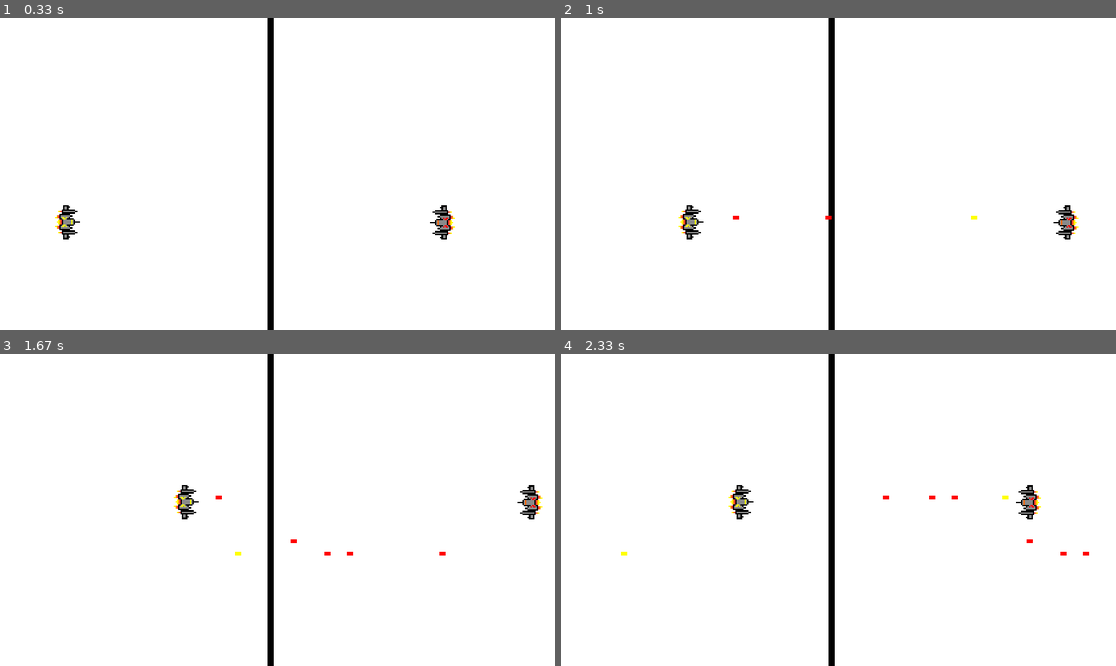
Above: before the commit, frames 1-4 (two rows, left to right).
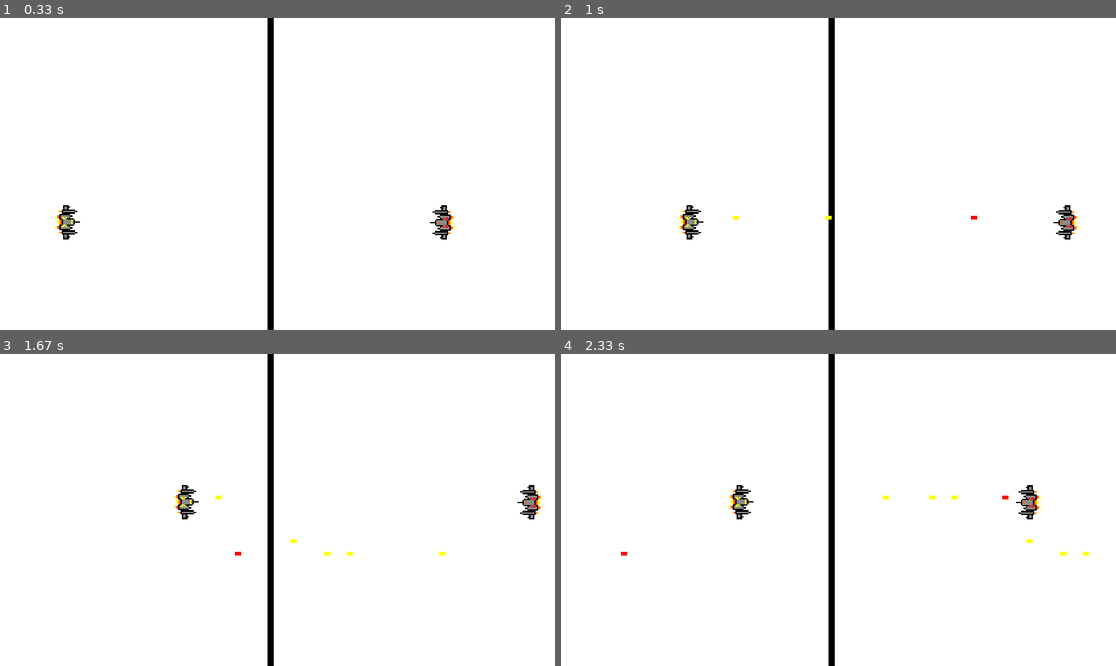
Above: after the commit, the same moments.

Repository: RandomRanga/PyGame_FirstGame
Game: pygame game, started from main.py
Same seed, same stepped clock (60 frames per second), same inputs: the game is played once before the commit and once after it.
Inputs:
- Up to frame 1 (0.33 s): no input
- Up to frame 2 (1 s): tap Ctrl at 0.33, 0.73 s; hold Right from 0.67 s (still down); hold D from 0.67 s (still down); tap Right Ctrl at 0.82 s
- Up to frame 3 (1.67 s): tap Ctrl at 1.03, 1.23, 1.57 s; release Right at 1.13 s; release D at 1.13 s; hold Up 1.17-1.47 s; hold W 1.17-1.47 s; hold Right from 1.5 s (still down); hold D from 1.5 s (still down)
- Up to frame 4 (2.33 s): tap Ctrl at 1.87, 2.07 s; release Right at 1.97 s; release D at 1.97 s; hold Left from 2 s (still down); hold A from 2 s (still down); tap Right Ctrl at 2.15 s

Frame 1 is identical in both runs. In frame 2, less than 0.1% of the frame differs, in the area x 30-75%, y 63-65%; in frame 3, less than 0.1%; in frame 4, 0.1%, in the area x 10-96%, y 45-65%.

Commit message:
bullets now moving across screen and shot from ship.

Diff:
--- a/main.py
+++ b/main.py
@@ -32,7 +32,7 @@
 RED_SPACESHIP = pygame.transform.rotate(pygame.transform.scale(RED_SPACESHIP_IMAGE, (SPACESHIP_WIDTH,SPACESHIP_HEIGHT)), 270)
 
 
-def draw_window(yellow, red, red_bullets, yellow_bullets):
+def draw_window(yellow, red, yellow_bullets, red_bullets):
     #Gives the window a background
     WIN.fill(WHITE)
 
@@ -85,10 +85,14 @@
 
 
 def handle_bullets(yellow_bullets, red_bullets, yellow, red):
+    #loops through each bullet in the yellow bullet list
     for bullet in yellow_bullets:
+        #moves bullet right
         bullet.x += BULLET_VELOCITY
 
+    #loops through each bullet in the red bullet list
     for bullet in red_bullets:
+        #moves bullet left
         bullet.x -= BULLET_VELOCITY
 
 
